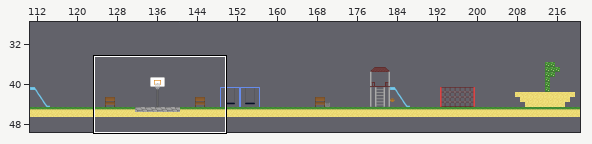
A Tiled map gets an edit: assets/levels/playgroundLevel.tmx. Above: a wide view before the commit, with the close-up outlined.
Close-up. Before the commit:
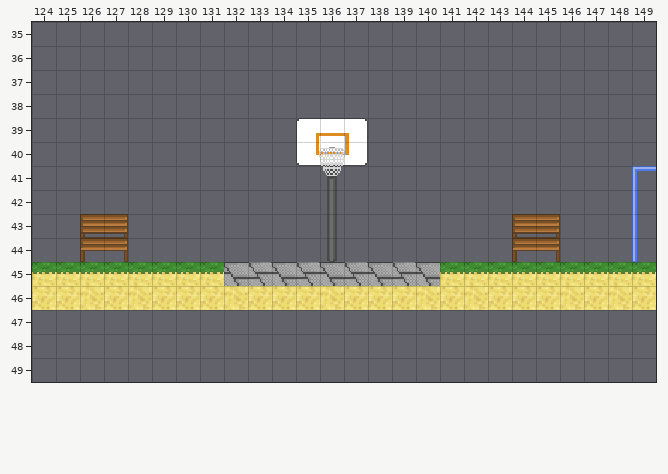
Cells are 16x16 px. Shown: x 124..149, y 35..49. The commit also changed other parts of the map, which this record leaves out.
New version:
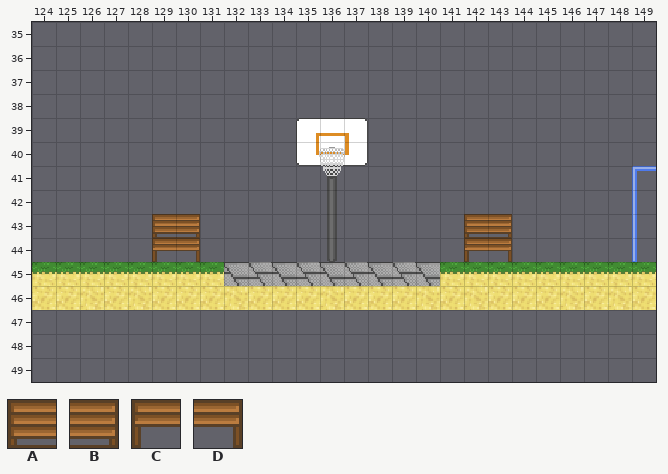
Key: from "tiles": A 374, B 375, C 418, D 419.
_ is an empty cell.
Change:
Layer "middleground":
Tile A now appears in row 43 at x 129 and 142.
Tile B now appears in row 43 at x 130 and 143.
Tile C now appears in row 44 at x 129 and 142.
Tile D now appears in row 44 at x 130 and 143.
The edit erases tile A in row 43 at x 126 and 144.
The edit erases tile B in row 43 at x 127 and 145.
The edit erases tile C in row 44 at x 126 and 144.
The edit erases tile D in row 44 at x 127 and 145.
Boxes around the changes in both close-ups, in picture pixels (x1, y1, x2, y2):
removed: (80, 214, 128, 262)
added: (152, 214, 200, 262)
changed: (464, 214, 560, 262)
